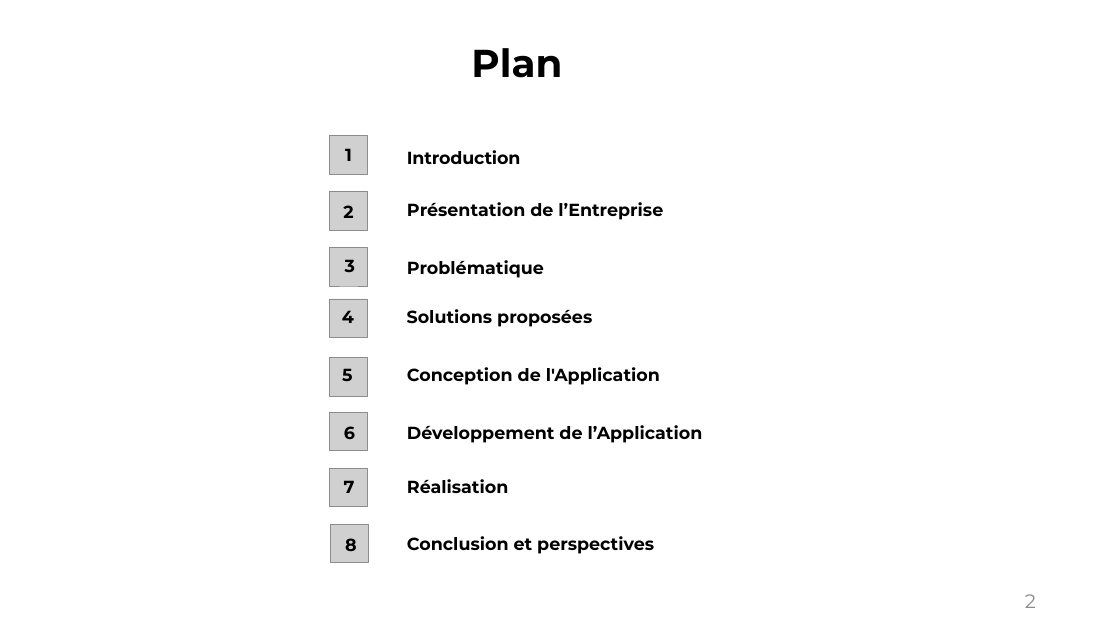
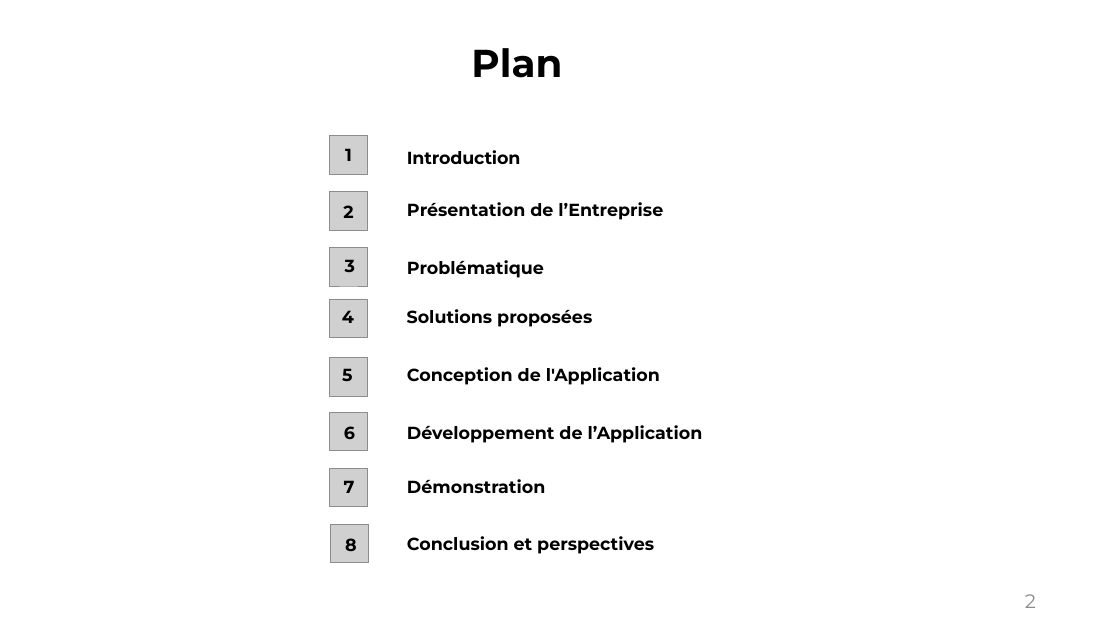
Before and after one commit to EL-MAHDI-MAJDI/JOB-SOUK-PROJECT, a slide deck: slide 2 of Rapport PFE/Presentation_final.pptx. Drawn at 1120x630 pixels with LibreOffice and Linux fonts; fonts in the diff are those of the drawing; grey boxes stand for pictures. Boxes give left, top, right and bottom in pixels: in the first picture for what was removed or moved away, otherwise in the second. Text is boxed around its words. In the diff, an @@ line names an element or a change of style, - is before the commit and + after.

```diff
--- a/Rapport PFE/Presentation_final.pptx
+++ b/Rapport PFE/Presentation_final.pptx
@@ text at (407, 479, 545, 493): text changed @@
-Réalisation
+Démonstration
```
Also in this commit, not shown: 5 other files.
